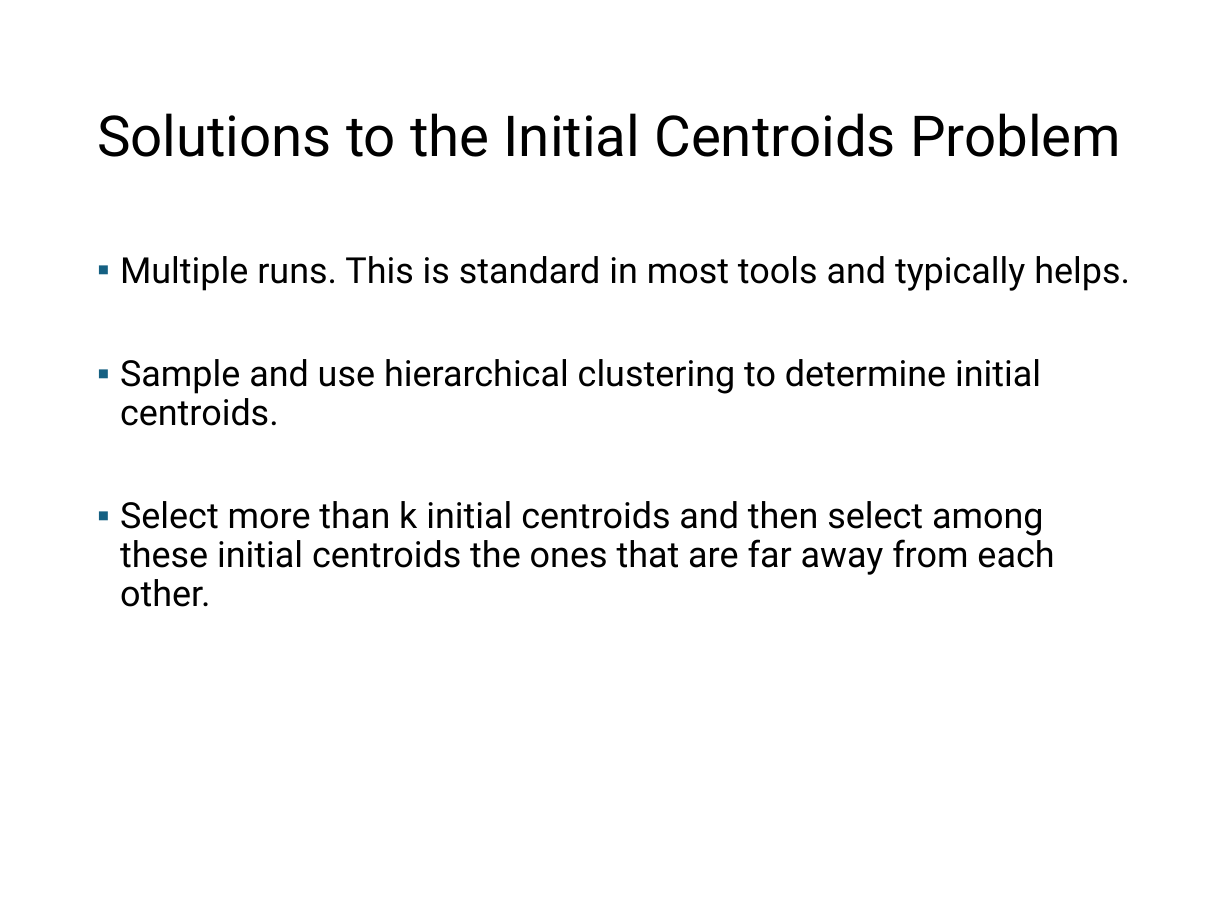
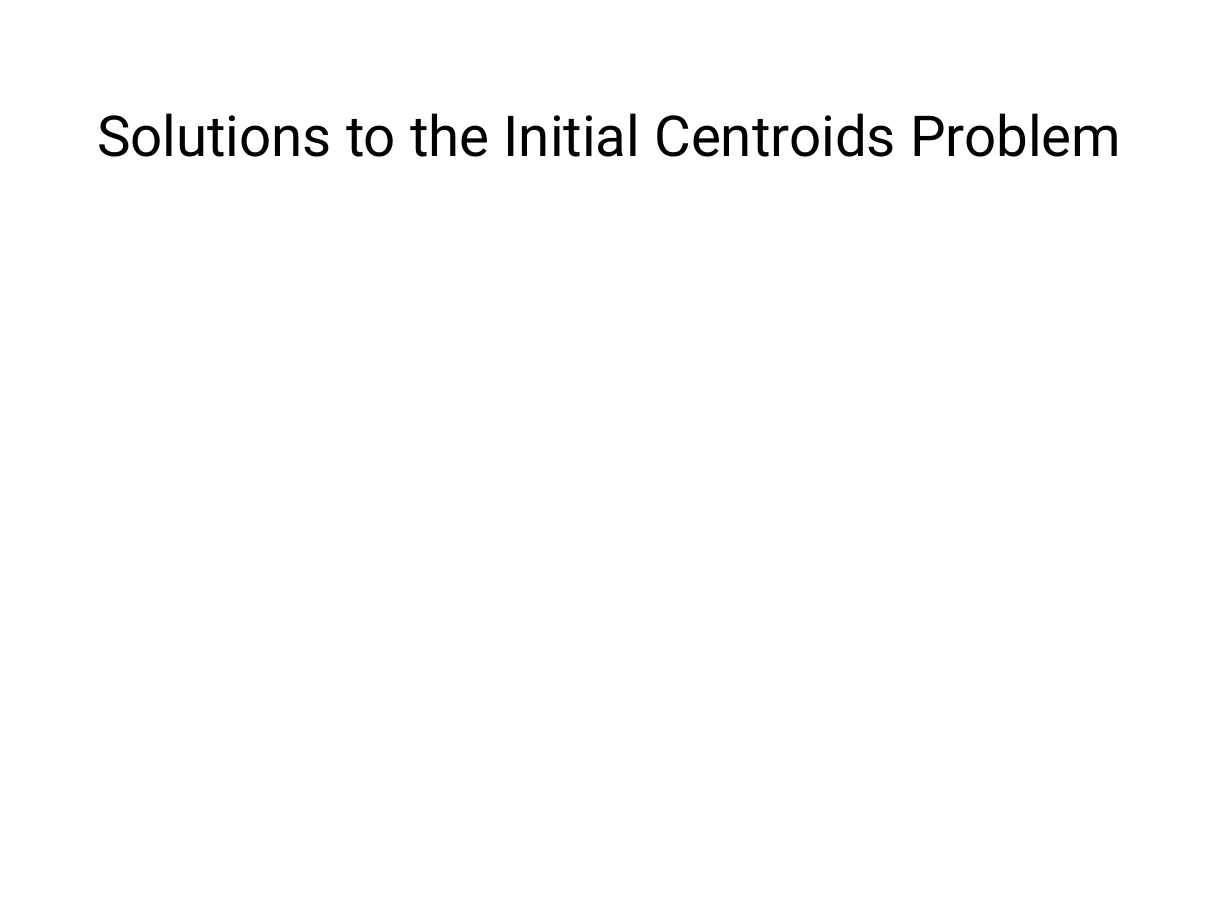
Before and after one commit to mhahsler/Introduction_to_Data_Mining_R_Examples, a slide deck: slide 29 of slides/chap7_basic_cluster_analysis.pptx. Drawn at 1232x924 pixels with LibreOffice and Linux fonts; fonts in the diff are those of the drawing; grey boxes stand for pictures. Boxes give left, top, right and bottom in pixels: in the first picture for what was removed or moved away, otherwise in the second. Text is boxed around its words. In the diff, an @@ line names an element or a change of style, - is before the commit and + after.

```diff
--- a/slides/chap7_basic_cluster_analysis.pptx
+++ b/slides/chap7_basic_cluster_analysis.pptx
@@ text removed at <box>120,256,1130,607</box> @@
-▪ Multiple runs. This is standard in most tools and typically helps.
-▪ Sample and use hierarchical clustering to determine initial centroids.
-▪ Select more than k initial centroids and then select among these initial centroids the ones that are far away from each other.
```
Also in this commit, not shown: 2 other slides changed, 1 other file.
